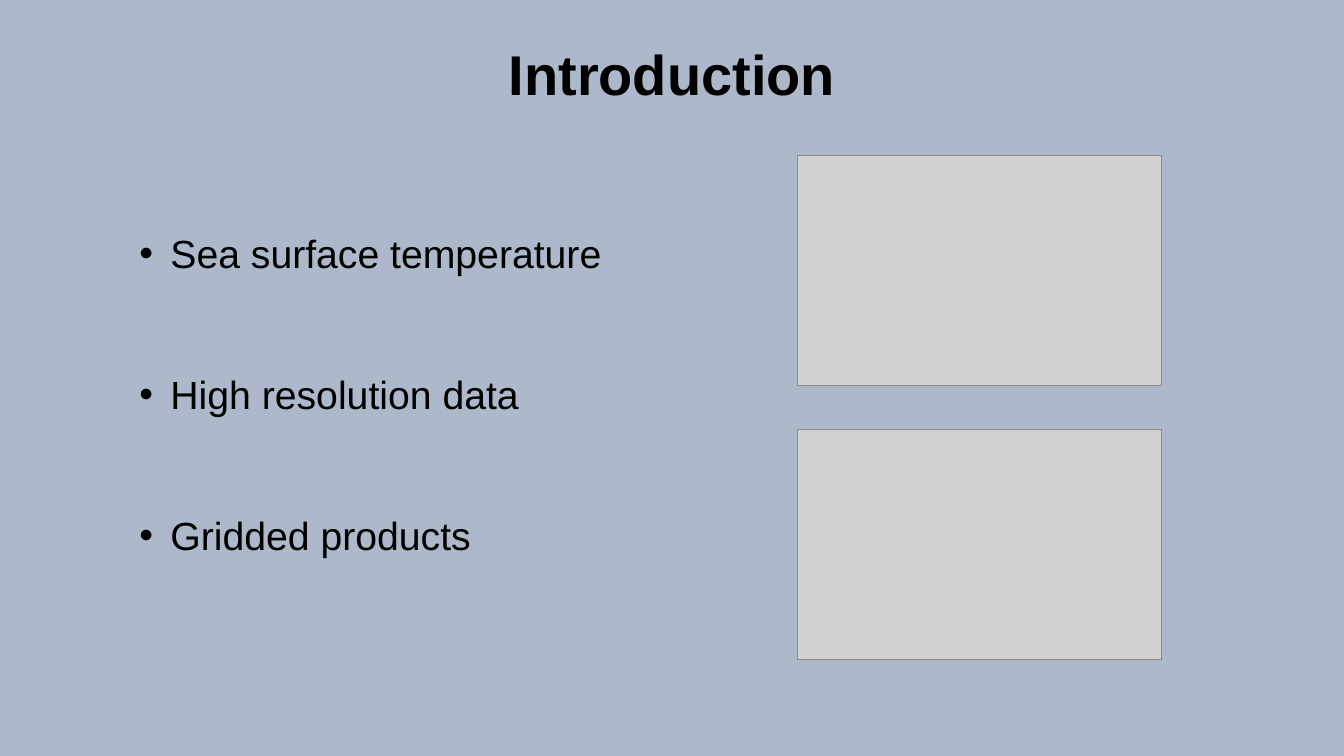
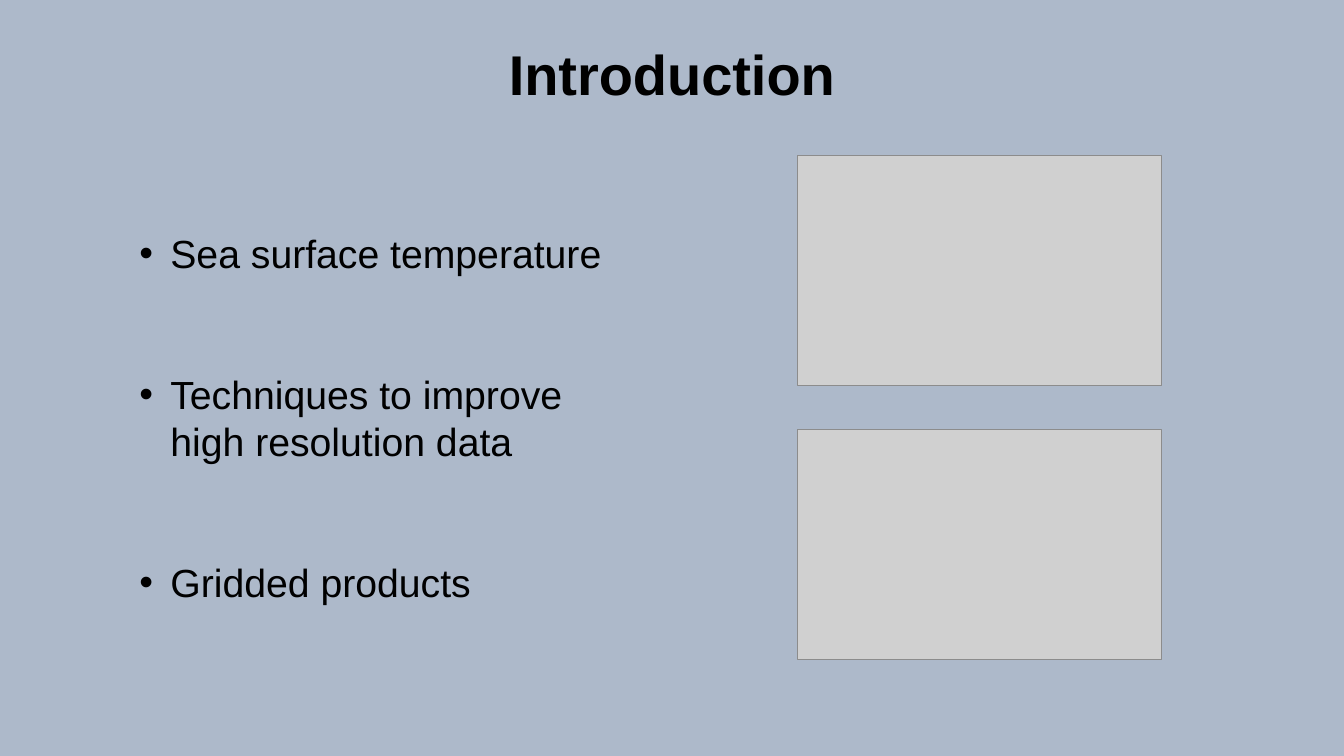
Before and after one commit to AmierohAbrahams/Upwelling_MCS, a slide deck: slide 2 of Presentation/Amieroh_P_new.pptx. Drawn at 1344x756 pixels with LibreOffice and Linux fonts; fonts in the diff are those of the drawing; grey boxes stand for pictures. Boxes give left, top, right and bottom in pixels: in the first picture for what was removed or moved away, otherwise in the second. Text is boxed around its words. In the diff, an @@ line names an element or a change of style, - is before the commit and + after.

```diff
--- a/Presentation/Amieroh_P_new.pptx
+++ b/Presentation/Amieroh_P_new.pptx
@@ text at (170, 380, 562, 464): text changed @@
-• High resolution data
+• Techniques to improve high resolution data
```
Also in this commit, not shown: 5 other files.
